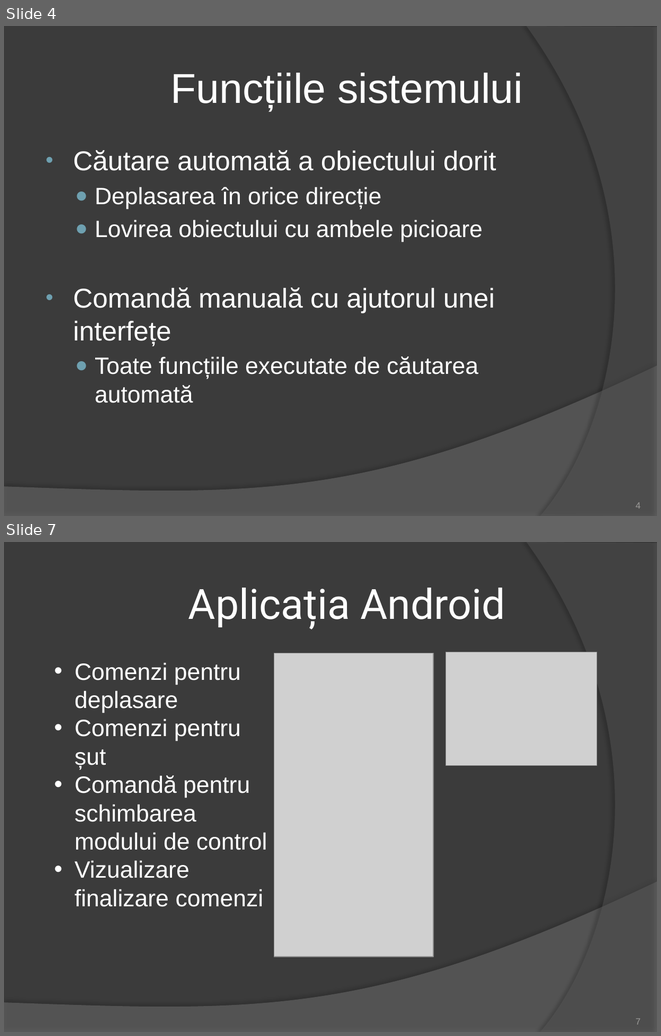
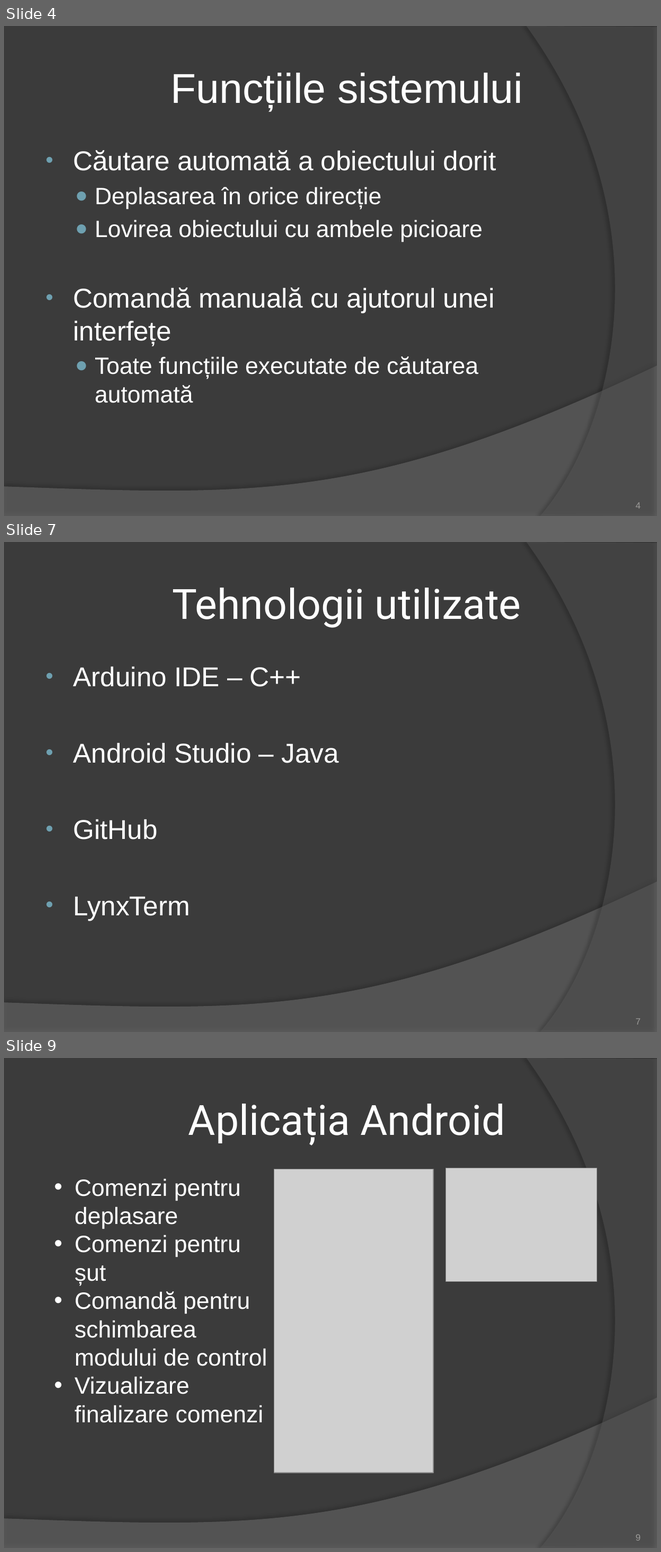
Before and after one commit to BatrinutSilviu/Licenta, a slide deck: ROBOTINHO.pptx. Shown one above the other, each under a label of ours: slides 4 and 7 before the commit, slides 4, 7 and 9 after it; the slides between them are not shown. The pictures are 661x1036 and 661x1552 pixels, drawn with LibreOffice and Linux fonts; fonts in the diff are those of the drawing; grey boxes stand for pictures. Boxes give left, top, right and bottom in pixels: in the first picture for what was removed or moved away, otherwise in the second. Text is boxed around its words. In the diff, an @@ line names an element or a change of style, - is before the commit and + after.

```diff
--- a/ROBOTINHO.pptx
+++ b/ROBOTINHO.pptx
@@ slide 7 added at (4,542,657,1032), background #3B3B3B; not listed: 2 template elements that a slide beside it also shows @@
@@ title added at (173,588,521,628), 46 pt, text #FFFFFF @@
+Tehnologii utilizate
@@ text added at (73,667,339,920), 30 pt, text #FFFFFF @@
+• Arduino IDE – C++
+• Android Studio – Java
+• GitHub
+• LynxTerm
@@ page number added at (636,1018,641,1024), 10 pt, text #9D9B9A @@
+7
@@ what was slide 7 is now slide 9 @@
@@ page number at (636,1534,641,1540): text changed @@
-7
+9
```
Also in this commit, not shown: 4 slides changed, 3 other slides added, 2 slides removed.
